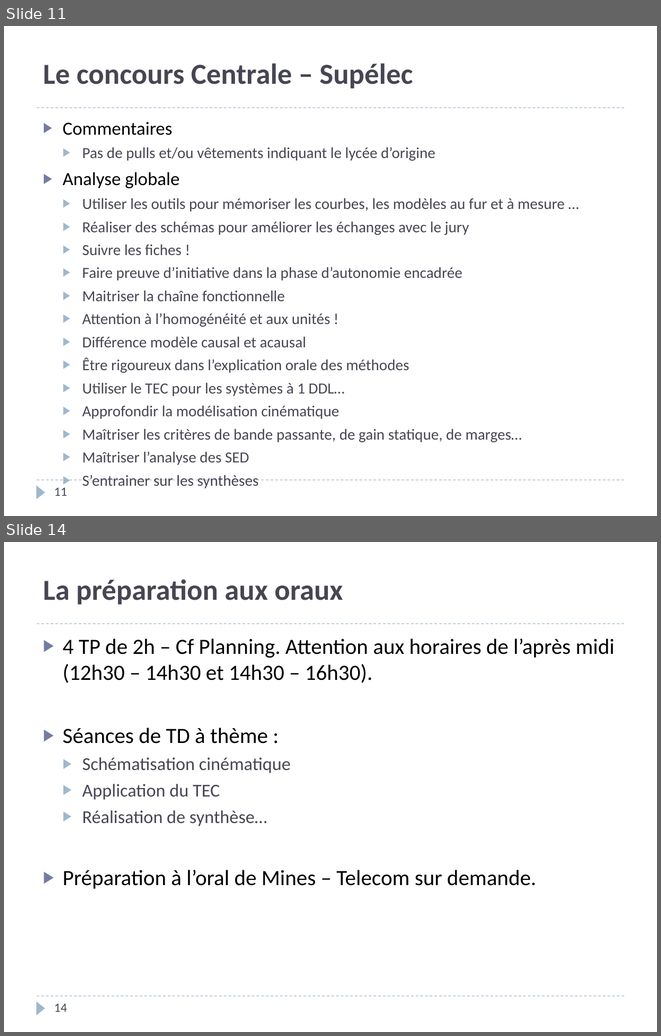
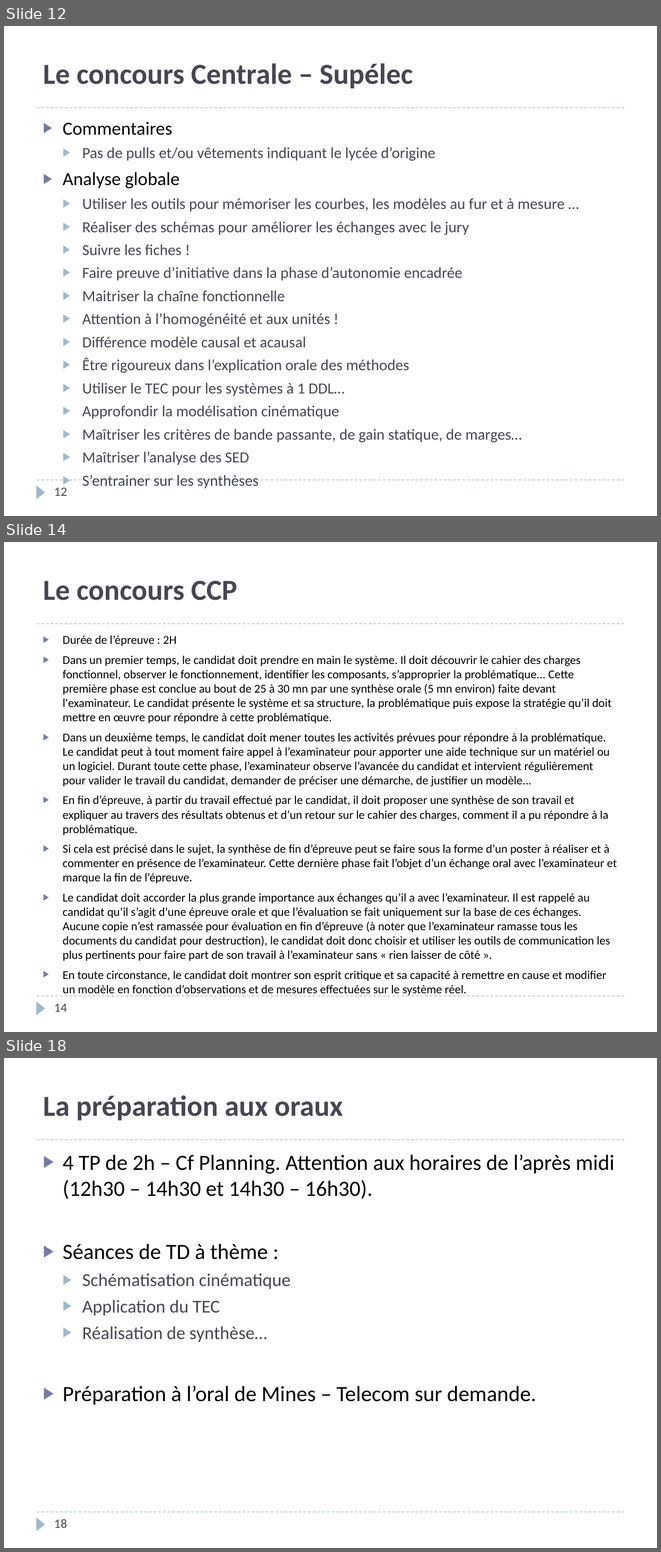
Before and after one commit to xpessoles/PSI, a slide deck: PreparationOral/PreparationOral.pptx. Shown one above the other, each under a label of ours: slides 11 and 14 before the commit, slides 12, 14 and 18 after it; the slides between them are not shown. The pictures are 661x1036 and 661x1552 pixels, drawn with LibreOffice and Linux fonts; fonts in the diff are those of the drawing. Boxes give left, top, right and bottom in pixels: in the first picture for what was removed or moved away, otherwise in the second. Text is boxed around its words. In the diff, an @@ line names an element or a change of style, - is before the commit and + after.

```diff
--- a/PreparationOral/PreparationOral.pptx
+++ b/PreparationOral/PreparationOral.pptx
@@ slide 14 added at bbox=[4, 542, 657, 1032], background #FFFFFF; not listed: 3 template elements that a slide beside it also shows @@
@@ title added at bbox=[43, 581, 237, 600], 32 pt, text #464653, bold @@
+Le concours CCP
@@ text added at bbox=[63, 635, 617, 996], 13.2 pt, text #000000 @@
+▶ Durée de l’épreuve : 2H
+▶ Dans un premier temps, le candidat doit prendre en main le système. Il doit découvrir le cahier des charges fonctionnel, observer le fonctionnement, identifier les composants, s’approprier la problématique... Cette première phase est conclue au bout de 25 à 30 mn par une synthèse orale (5 mn environ) faite devant l'examinateur. Le candidat présente le système et sa structure, la problématique puis expose la stratégie qu’il doit mettre en œuvre pour répondre à cette problématique.
+▶ Dans un deuxième temps, le candidat doit mener toutes les activités prévues pour répondre à la problématique. Le candidat peut à tout moment faire appel à l’examinateur pour apporter une aide technique sur un matériel ou un logiciel. Durant toute cette phase, l’examinateur observe l’avancée du candidat et intervient régulièrement pour valider le travail du candidat, demander de préciser une démarche, de justifier un modèle...
+▶ En fin d’épreuve, à partir du travail effectué par le candidat, il doit proposer une synthèse de son travail et expliquer au travers des résultats obtenus et d’un retour sur le cahier des charges, comment il a pu répondre à la problématique.
+▶ Si cela est précisé dans le sujet, la synthèse de fin d’épreuve peut se faire sous la forme d’un poster à réaliser et à commenter en présence de l’examinateur. Cette dernière phase fait l’objet d’un échange oral avec l’examinateur et marque la fin de l’épreuve.
+▶ Le candidat doit accorder la plus grande importance aux échanges qu’il a avec l’examinateur. Il est rappelé au candidat qu’il s’agit d’une épreuve orale et que l’évaluation se fait uniquement sur la base de ces échanges. Aucune copie n’est ramassée pour évaluation en fin d’épreuve (à noter que l’examinateur ramasse tous les documents du candidat pour destruction), le candidat doit donc choisir et utiliser les outils de communication les plus pertinents pour faire part de son travail à l’examinateur sans « rien laisser de côté ».
+▶ En toute circonstance, le candidat doit montrer son esprit critique et sa capacité à remettre en cause et modifier un modèle en fonction d’observations et de mesures effectuées sur le système réel.
@@ page number added at bbox=[54, 1003, 67, 1012], 14 pt, text #464653 @@
+14
@@ what was slide 11 is now slide 12 @@
@@ page number at bbox=[54, 487, 67, 496]: text changed @@
-11
+12
@@ what was slide 14 is now slide 18 @@
@@ page number at bbox=[54, 1519, 67, 1528]: text changed @@
-14
+18
```
Also in this commit, not shown: 4 slides changed, 5 other slides added.
